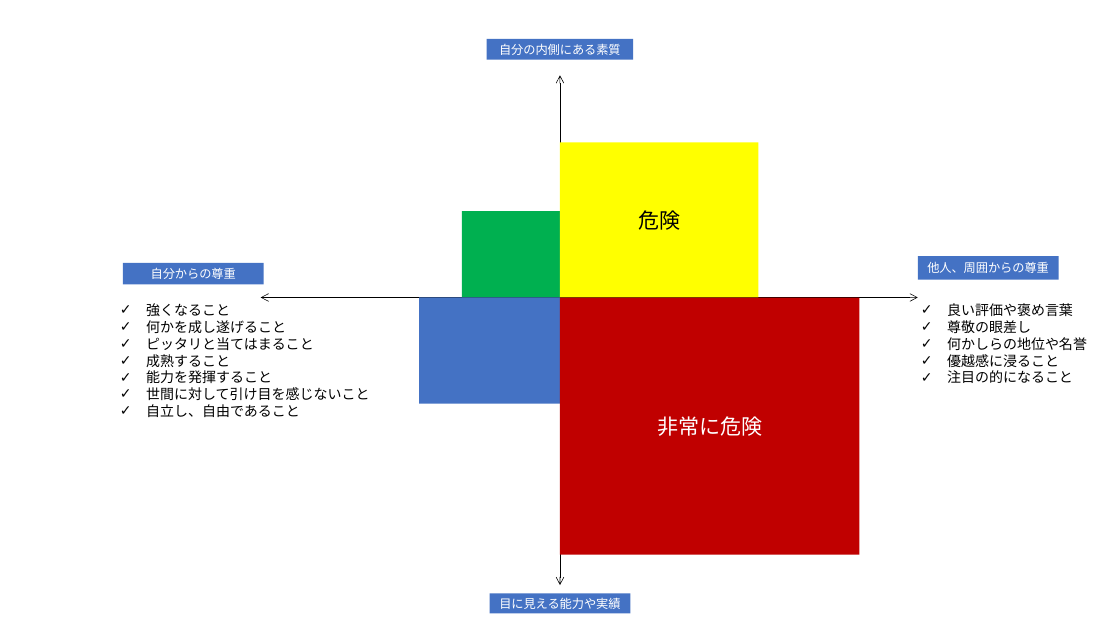
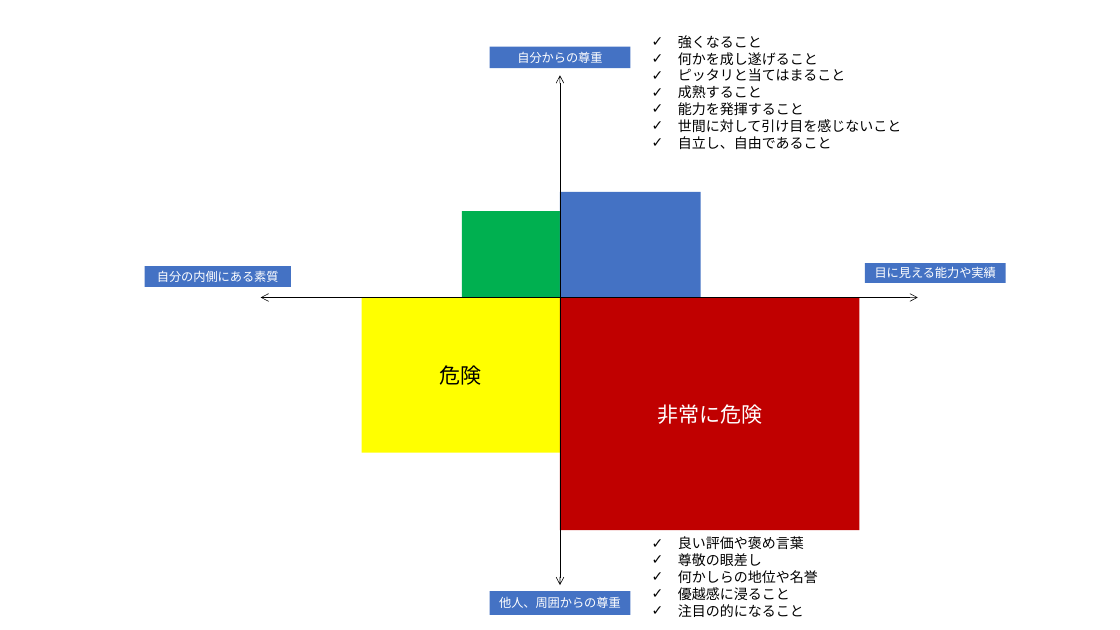
Before and after one commit to sasachichito/memos, a slide deck: slide 4 of 限りある時間の使い方.pptx. Drawn at 1120x630 pixels with LibreOffice and Linux fonts; fonts in the diff are those of the drawing. Boxes give left, top, right and bottom in pixels: in the first picture for what was removed or moved away, otherwise in the second. Text is boxed around its words. In the diff, an @@ line names an element or a change of style, - is before the commit and + after.

```diff
--- a/限りある時間の使い方.pptx
+++ b/限りある時間の使い方.pptx
@@ text "強くなること": place and size @@
-text "強くなること" at [146,303,369,417]
+text "強くなること" at [678,35,901,149]
@@ rectangle "自分からの尊重": place and size @@
-rectangle "自分からの尊重" at [123,263,264,285]
+rectangle "自分からの尊重" at [490,46,631,68]
@@ rectangle: place and size @@
-rectangle at [419,297,560,403]
+rectangle at [560,192,702,297]
@@ rectangle "自分の内側にある素質": place and size @@
-rectangle "自分の内側にある素質" at [486,39,633,60]
+rectangle "自分の内側にある素質" at [145,266,291,287]
@@ rectangle "目に見える能力や実績": place and size @@
-rectangle "目に見える能力や実績" at [490,594,631,614]
+rectangle "目に見える能力や実績" at [865,263,1007,283]
@@ rectangle "危険": place and size @@
-rectangle "危険" at [560,142,759,297]
+rectangle "危険" at [362,297,560,453]
@@ rectangle "非常に危険": place and size @@
-rectangle "非常に危険" at [560,297,860,555]
+rectangle "非常に危険" at [560,297,860,530]
@@ text "良い評価や褒め言葉": place and size @@
-text "良い評価や褒め言葉" at [947,303,1087,383]
+text "良い評価や褒め言葉" at [678,536,818,617]
@@ rectangle "他人、周囲からの尊重": place and size @@
-rectangle "他人、周囲からの尊重" at [918,256,1060,280]
+rectangle "他人、周囲からの尊重" at [490,592,631,615]
```
Also in this commit, not shown: 1 other slide changed, 2 slides added, 1 other file.
